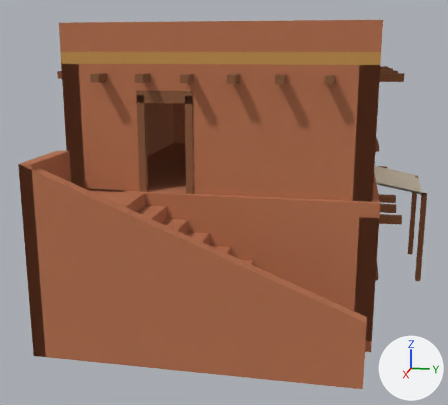
One commit to the Blender file assets/blender/house.blend: the scene before it, then after it.
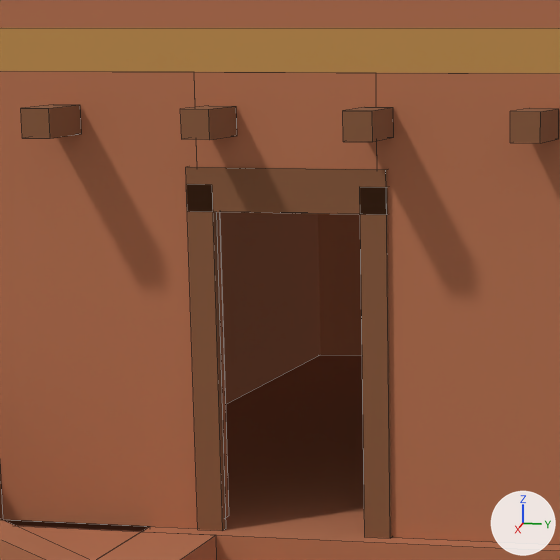
Each version is shown whole from a 50 mm camera at (16.65, 2.79, 6.09) aimed at (0.94, -0.35, 2.16), then close up on the part from 19% to 54% of the width and 11% to 49% of the height. The lights are fixed; the arrows at lower right show +X, +Y and +Z. The first two pictures are the older version. The close-ups show mesh edges as thin lines.

The first close-up shows 'roof-col', 'stair-col', 'upper_slab-col', 'upper_wall_back-col', 'upper_wall_left-col', 'upper_wall_right-col'.
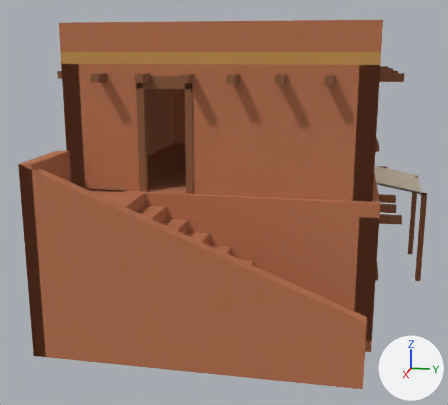
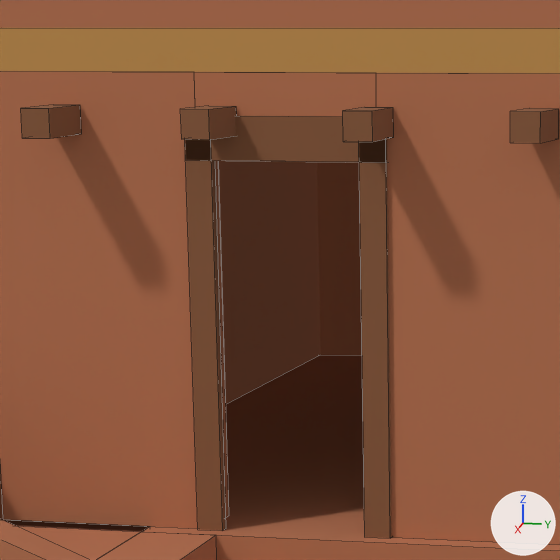
Edits to the scene script, one JSON object a line:
```json
{"block": "me_upper_wall_right_col", "where": "me_upper_wall_right_col.from_pydata(...)  # 96 vertices, 72 faces; spans x 3.45..4.38, y -3.35..3.35, z 3.05..5.8"}
{"block": "me_upper_wall_right_col", "where": "# used by ob_upper_wall_right_col; location = (0.0, 0.0, 0.0)"}
{"block": "me_upper_wall_right_col", "change": "me_upper_wall_right_col part 1: the loose piece of 8 vertices spanning x 3.81..3.88, y -1.66..-0.44, z 4.99..5.25 is moved by (0.0, 0.0, 0.3)"}
{"block": "me_upper_wall_right_col", "change": "me_upper_wall_right_col part 2: all 12 vertices in x 3.45..3.88, y -1.66..-0.44, z 5.15 are moved by (0.0, 0.0, 0.3)"}
```

Where the change shows, as pixel boxes [x1, y1, x2, y2] in the close-ups (560 x 560 px; the box of a moved part takes in the faces that stretch with it):
```json
{"part": 1, "of": "me_upper_wall_right_col", "change": "moved or reshaped", "before": [186, 167, 388, 215], "after": [185, 116, 387, 163]}
{"part": 2, "of": "me_upper_wall_right_col", "change": "moved or reshaped", "before": [187, 72, 392, 538], "after": [185, 72, 392, 538]}
```
